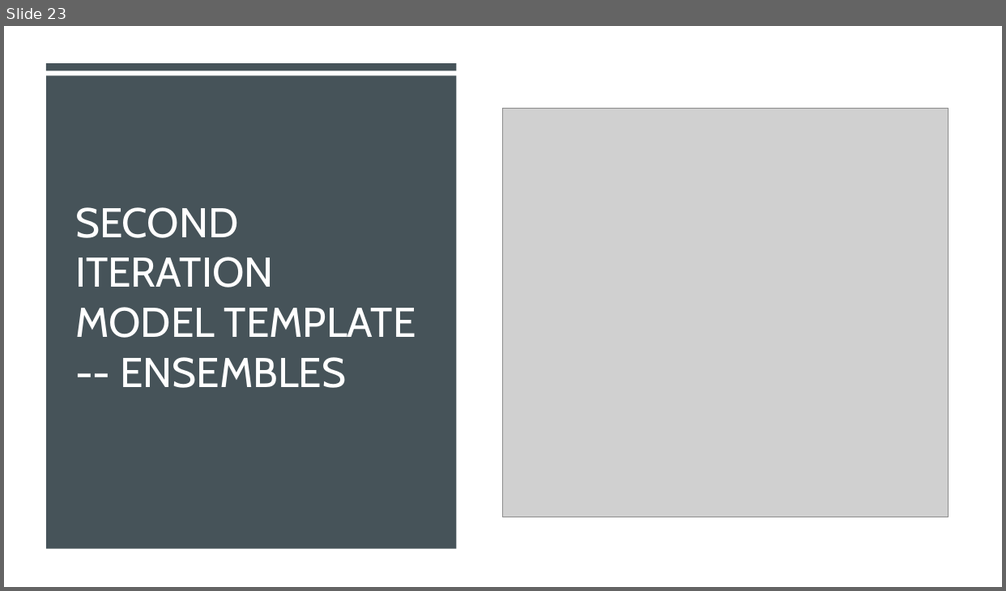
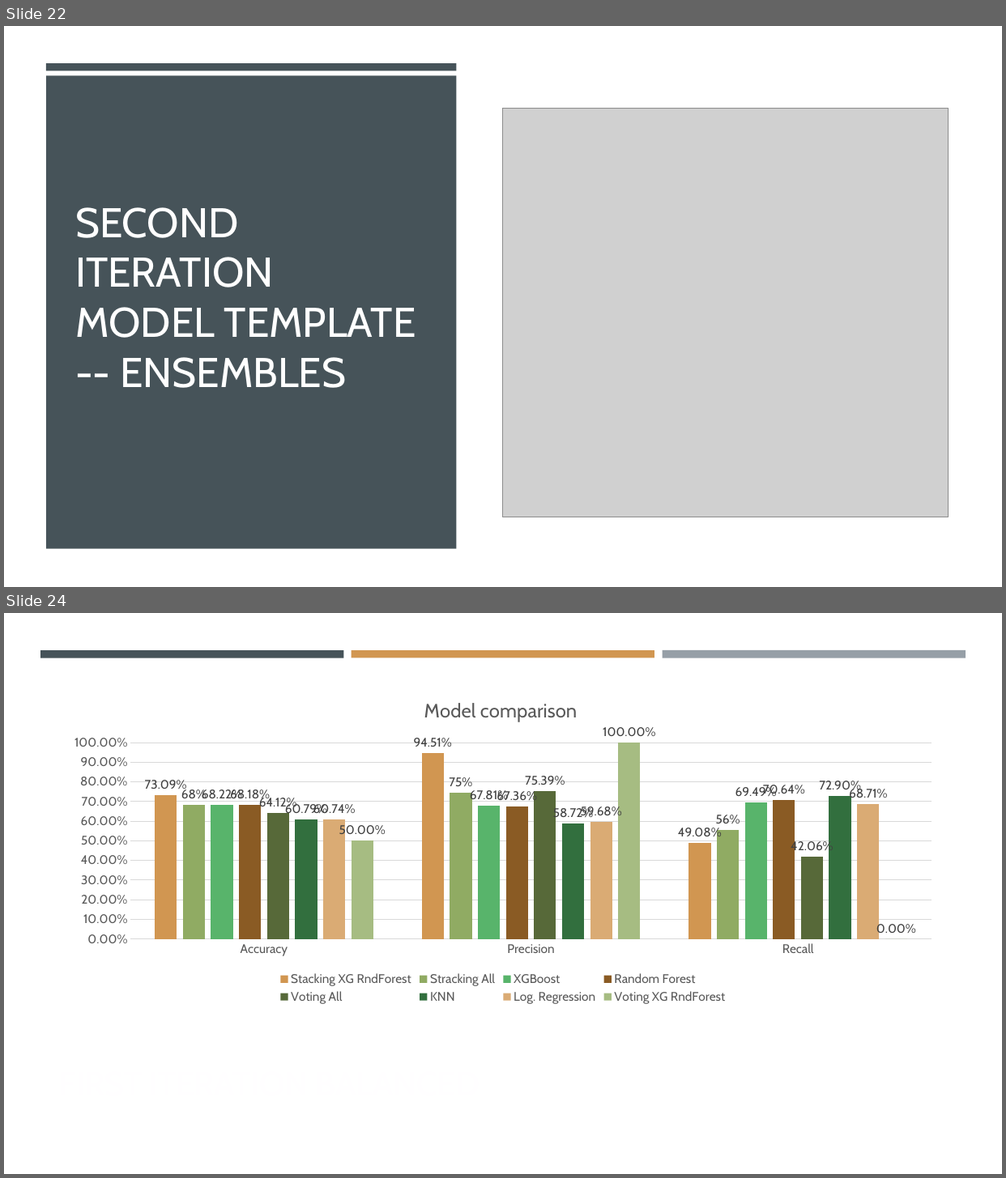
Before and after one commit to SvenWeiss-HDM/Classification, a slide deck: HDM Data Science v0226 _copySven.pptx. Shown one above the other, each under a label of ours: slide 23 before the commit, slides 22 and 24 after it; the slides between them are not shown. The pictures are 1006x591 and 1006x1178 pixels, drawn with LibreOffice and Linux fonts; fonts in the diff are those of the drawing; grey boxes stand for pictures. Boxes give left, top, right and bottom in pixels: in the first picture for what was removed or moved away, otherwise in the second. Text is boxed around its words. In the diff, an @@ line names an element or a change of style, - is before the commit and + after.

Commit message:
Update Ensembles with Trained Models

```diff
--- a/HDM Data Science v0226 _copySven.pptx
+++ b/HDM Data Science v0226 _copySven.pptx
@@ slide 24 added at [4,613,1002,1174], background #FFFFFF @@
@@ rectangle added at [40,650,344,658], fill #465359 @@
@@ rectangle added at [351,650,654,658], fill #D19651 @@
@@ rectangle added at [662,650,965,658], fill #969FA7 @@
@@ column chart added at [57,683,949,1007] @@
+title "Model comparison  "
+categories: Accuracy, Precision, Recall
+Stacking XG RndForest: 0.7309, 0.9451, 0.4908
+Stracking All: 0.68, 0.75, 0.56
+XGBoost: 0.6822, 0.6781, 0.6949
+Random Forest: 0.6818, 0.6736, 0.7064
+Voting All: 0.6412, 0.7539, 0.4206
+KNN: 0.6079, 0.5872, 0.729
+Log. Regression: 0.6074, 0.5968, 0.6871
+Voting XG RndForest: 0.5, 1, 0
@@ what was slide 23 is now slide 22 @@
```
Also in this commit, not shown: 3 slides changed, 2 slides removed, 12 other files.
